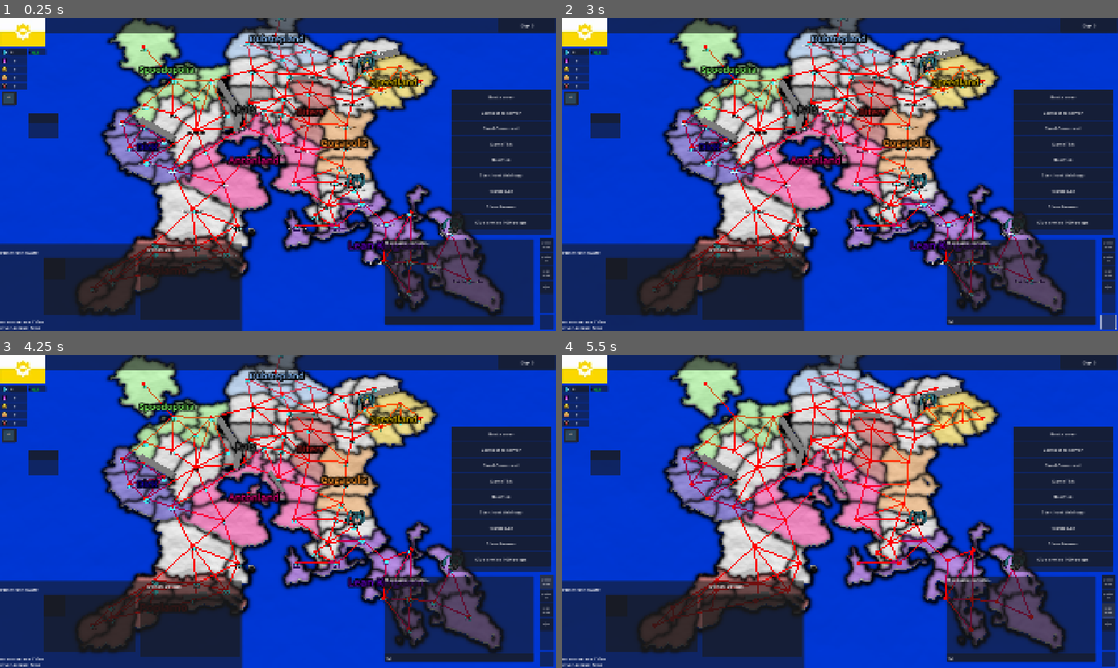
Above: before the commit, frames 1-4 (two rows, left to right).
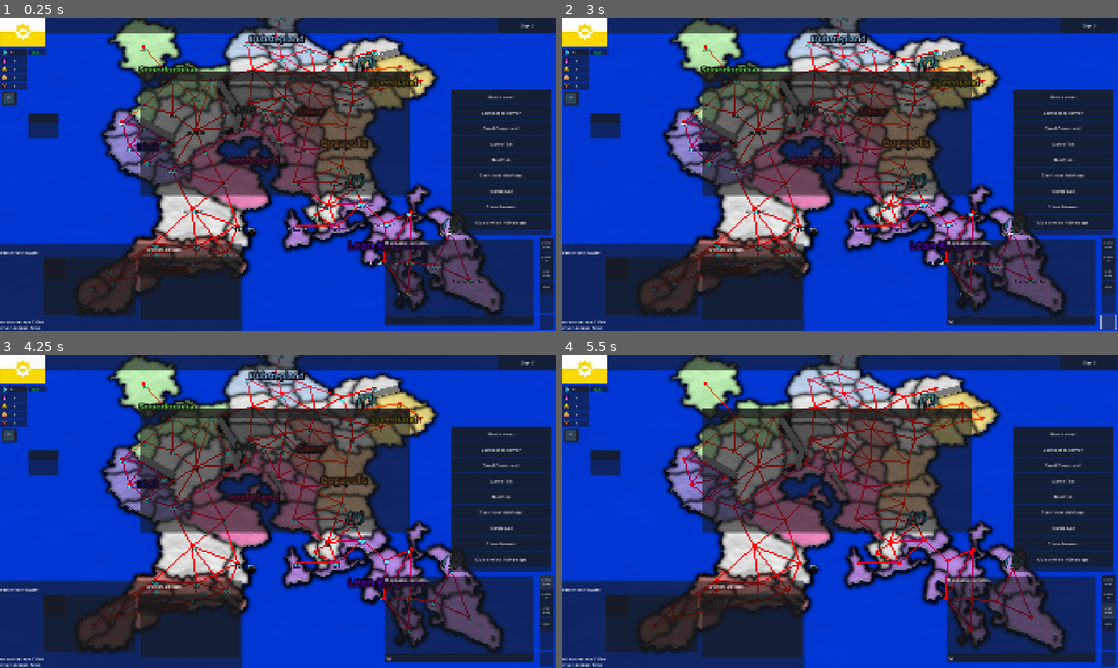
Above: after the commit, the same moments.

Repository: adrutkow/MapGame
Game: Godot game, scene res://node_3d.tscn
Two runs of this game, one before a commit and one after it. Both use one fixed random seed, a clock stepped at 60 frames per second and the inputs below. The engine's default icon, where the game draws it, is replaced by a stand-in: a white triangle on a blue panel in a dark square.
Inputs (mouse positions are in pixels of both pictures, inside the frame that each line leads up to):
- Up to frame 1 (0.25 s): no input
- Up to frame 2 (3 s): click (1017, 321) at 0.52 s; type "12" at 0.6 s; click (617, 268) at 1.27 s; click (584, 30) at 2 s; click (1106, 321) at 2.75 s
- Up to frame 3 (4.25 s): click "province names" at 3.5 s
- Up to frame 4 (5.5 s): click "province ids" at 4.25 s; click "nation names" at 5 s

The runs differ from the first frame. In frame 1, 17% of the frame differs, in the area x 25-74%, y 17-58%; in frame 2, 17%; in frame 3, 17%; in frame 4, 18%.

Commit message:
Made buying building multiplayer synced, added a menu for it, modified icon slot to have more functionalities, and idk

Diff:
--- a/Resources/Lists/province_building_data_list.tres
+++ b/Resources/Lists/province_building_data_list.tres
@@ -1,10 +1,12 @@
-[gd_resource type="Resource" script_class="ProvinceBuildingDataList" load_steps=11 format=3 uid="uid://dhpyrgmooa0bt"]
+[gd_resource type="Resource" script_class="ProvinceBuildingDataList" load_steps=13 format=3 uid="uid://dhpyrgmooa0bt"]
 
 [ext_resource type="Script" uid="uid://c1hbldg12ywh6" path="res://Scripts/Resources/province_building_data.gd" id="1_xt2an"]
 [ext_resource type="Script" uid="uid://dpqvg5ygvxa22" path="res://Scripts/Resources/effect.gd" id="2_3imoi"]
-[ext_resource type="Script" uid="uid://btjna5qecowba" path="res://Scripts/Resources/Lists/province_building_data_list.gd" id="2_em3kk"]
 [ext_resource type="Texture2D" uid="uid://dnkwgbtlx0njh" path="res://Assets/Images/Buildings/marketplace.png" id="2_euutm"]
 [ext_resource type="Script" uid="uid://d3a757kkafwlt" path="res://Scripts/Effects/e_give_gold.gd" id="3_euutm"]
+[ext_resource type="Texture2D" uid="uid://qw3ufq7u7dbk" path="res://Assets/Images/Buildings/science_generator.png" id="5_joh2t"]
+[ext_resource type="Script" uid="uid://btjna5qecowba" path="res://Scripts/Resources/Lists/province_building_data_list.gd" id="5_kqprt"]
+[ext_resource type="Script" uid="uid://toxksbosf5j1" path="res://Scripts/Effects/e_give_currency.gd" id="5_md74t"]
 
 [sub_resource type="Resource" id="Resource_b7r25"]
 script = ExtResource("3_euutm")
@@ -25,19 +27,23 @@
 icon = ExtResource("2_euutm")
 metadata/_custom_type_script = "uid://c1hbldg12ywh6"
 
-[sub_resource type="Resource" id="Resource_kqprt"]
-script = ExtResource("2_3imoi")
-metadata/_custom_type_script = "uid://dpqvg5ygvxa22"
+[sub_resource type="Resource" id="Resource_joh2t"]
+script = ExtResource("5_md74t")
+currency_name = "currency_science"
+intensity = 10.0
+daily = true
+metadata/_custom_type_script = "uid://toxksbosf5j1"
 
 [sub_resource type="Resource" id="Resource_md74t"]
 script = ExtResource("1_xt2an")
 building_name = "building_science_generator"
 display_name = "Science Generator"
-on_built_effects = Array[ExtResource("2_3imoi")]([SubResource("Resource_kqprt")])
+on_built_effects = Array[ExtResource("2_3imoi")]([SubResource("Resource_joh2t")])
 turn_effects = Array[ExtResource("2_3imoi")]([])
+icon = ExtResource("5_joh2t")
 metadata/_custom_type_script = "uid://c1hbldg12ywh6"
 
 [resource]
-script = ExtResource("2_em3kk")
+script = ExtResource("5_kqprt")
 building_list = Array[ExtResource("1_xt2an")]([SubResource("Resource_j37t3"), SubResource("Resource_md74t")])
 metadata/_custom_type_script = "uid://btjna5qecowba"
--- a/Scripts/Effects/e_give_currency.gd
+++ b/Scripts/Effects/e_give_currency.gd
@@ -1,4 +1,4 @@
-extends Resource
+extends Effect
 class_name EGiveCurrency;
 
 @export var currency_name: String = "currency_default";
@@ -14,10 +14,17 @@
 
 func get_description(ctx: EffectContext) -> String:
 	var nation_name: String = "?";
+	var currency_data: CurrencyData;
+	var c_name: String = "?";
 
 	if (not ctx):
 		return ("Invalid context");
+	currency_data = GameGlobal.get_currency_data_by_name(currency_name);
+	if (currency_data):
+		c_name = currency_data.get_display_name_with_icon();
 	if (ctx.nation):
 		nation_name = ctx.nation.nation_name;
-	return ("Receive +" + str(intensity) + " gold.");
+	if (daily):
+		return ("Receive +" + str(intensity) + c_name + " per day");
+	return ("Receive +" + str(intensity) + c_name);
 	#return (nation_name + " receives +" + str(intensity) + " gold");
--- a/Scripts/UIElement.gd
+++ b/Scripts/UIElement.gd
@@ -6,6 +6,7 @@
 	RESEARCH,
 	PROVINCE_BUILDINGS,
 	BUY_PROVINCE,
+	BUY_BUILDING,
 }
 
 @export var ui_context: Array[UI_CONTEXT] = [];
--- a/Scripts/icon_slot.gd
+++ b/Scripts/icon_slot.gd
@@ -1,11 +1,13 @@
 extends UIElement
 class_name IconSlot;
 
-var key: String = "";
+@export var key: String = "";
 
 func update():
 	if (key.is_empty()):
 		return ("");
+	if ("buy_" in key):
+		set_texture(load("res://Assets/UI/icon_add.png"));
 	if ("building_" in key):
 		var building_data: ProvinceBuildingData = GameGlobal.get_province_building_data_by_name(key);
 		if (building_data):
@@ -39,6 +41,18 @@
 func on_pressed():
 	if (UIElement.UI_CONTEXT.RESEARCH in get_ui_context()):
 		DevConsole.instance.add_line("RESEARCH!");
+	if (UIElement.UI_CONTEXT.BUY_BUILDING in get_ui_context()):
+		var province_id: int;
+		var building_name: String;
+
+		if ("buy_" in key):
+			MenuBuyBuilding.instance.toggle();
+			return;
+
+		province_id = UIManager.instance.get_selected_province();
+		building_name = key;
+		DevConsole.instance.add_line("BUY BUILDING!");
+		Player.instance.buy_building(province_id, building_name);
 
 func _on_button_pressed() -> void:
 	on_pressed();
--- a/Scripts/network_manager.gd
+++ b/Scripts/network_manager.gd
@@ -5,6 +5,7 @@
 enum COMMAND_TYPE
 {
 	BUY_PROVINCE,
+	BUY_BUILDING,
 	MOVE_TROOP,
 }
 
--- /dev/null
+++ b/buy_building_menu.gd
@@ -0,0 +1,20 @@
+extends UIElement
+class_name MenuBuyBuilding
+
+static var instance: MenuBuyBuilding;
+
+func _ready() -> void:
+	instance = self;
+
+func update():
+	var icon_slot_container: IconSlotContainer;
+
+	icon_slot_container = $ScrollContainer/IconSlotContainer;
+	icon_slot_container.reset_icons();
+	for b: ProvinceBuildingData in GameGlobal.province_building_data_list.building_list:
+		icon_slot_container.add_icon(b.building_name, [UIElement.UI_CONTEXT.BUY_BUILDING]);
+
+func toggle():
+	visible = !visible;
+	if (visible):
+		update();
--- a/game_instance.gd
+++ b/game_instance.gd
@@ -26,6 +26,8 @@
 
 # Youssef sAYS
 # random event, about a man of death, some call him deathman
+
+# Diversity civic, the more unique buildings, the happier ppl
 
 func _process(delta: float) -> void:
 	timer += 1;
@@ -94,7 +96,12 @@
 		Map.map_instance.generate_mapview_diplomacy();
 
 
-
+	if (type == NetworkManager.COMMAND_TYPE.BUY_BUILDING):
+		var target_province: int = command["context"].province_id;
+		var building_name: String = command["context"].building_name;
+		var province: ProvinceState =  get_province_by_id(target_province);
+
+		province.add_building(building_name);
 
 func tick_armies():
 	for a: Army in get_armies():
--- a/icon_slot_container.gd
+++ b/icon_slot_container.gd
@@ -11,8 +11,8 @@
 		if (i is IconSlot):
 			i.queue_free();
 
-func add_icon(n: String, ui_context: Array[UIElement.UI_CONTEXT] = []):
-	var temp: IconSlot;
+func add_icon(n: String, ui_context: Array[UIElement.UI_CONTEXT] = []) -> IconSlot:
+	var temp: IconSlot = null;
 
 	temp = icon_slot_prefab.instantiate();
 	temp.key = n;
@@ -21,3 +21,4 @@
 	for u: UIElement.UI_CONTEXT in ui_context:
 		temp.ui_context.append(u);
 	add_child(temp);
+	return (temp);
--- a/node_3d.tscn
+++ b/node_3d.tscn
@@ -1,7 +1,8 @@
-[gd_scene load_steps=67 format=3 uid="uid://bay5cjhpi13b1"]
+[gd_scene load_steps=69 format=3 uid="uid://bay5cjhpi13b1"]
 
 [ext_resource type="Script" uid="uid://bo6jvfgfjafa8" path="res://map.gd" id="2_i0g27"]
 [ext_resource type="Script" uid="uid://cp8ttl5cyac5s" path="res://sprite_3d.gd" id="2_noarx"]
+[ext_resource type="Script" uid="uid://c4jydt6n6ijc" path="res://player.gd" id="3_3s0n5"]
 [ext_resource type="Script" uid="uid://x07fpdyp3ula" path="res://camera_3d.gd" id="3_a0tk4"]
 [ext_resource type="Texture2D" uid="uid://bfj2c750ck3do" path="res://outlinetest2.png" id="3_i5arm"]
 [ext_resource type="Shader" uid="uid://dobsawhhyrgag" path="res://black_transparent.gdshader" id="3_jka67"]
@@ -35,6 +36,7 @@
 [ext_resource type="PackedScene" uid="uid://c36wkifj71gdw" path="res://Assets/Models/hello_kitty_speed_good.fbx" id="31_ype4i"]
 [ext_resource type="Script" uid="uid://cn10l4wfw3rdn" path="res://toggle_menu_button.gd" id="32_pb8dk"]
 [ext_resource type="Texture2D" uid="uid://cw81d5rdlynfc" path="res://icon.svg" id="33_2mu51"]
+[ext_resource type="Script" uid="uid://bqki6dun5b2km" path="res://buy_building_menu.gd" id="36_4i7mf"]
 [ext_resource type="Script" uid="uid://ci7xq1j5ogy7i" path="res://ui_province_purchase_prompt.gd" id="36_vmvb8"]
 
 [sub_resource type="BoxMesh" id="BoxMesh_jka67"]
@@ -194,6 +196,9 @@
 [node name="Savefile" type="Node3D" parent="GameInstance"]
 script = ExtResource("14_lggff")
 
+[node name="Player" type="Node3D" parent="."]
+script = ExtResource("3_3s0n5")
+
 [node name="Camera3D" type="Camera3D" parent="."]
 transform = Transform3D(1, 0, 0, 0, 0.5, 0.866025, 0, -0.866025, 0.5, 2.53952, 5.93109, 6.41656)
 fov = 30.0
@@ -796,8 +801,8 @@
 icon_slot_prefab = ExtResource("27_riyl1")
 
 [node name="IconSlot" parent="UI/Control/Province/ProvinceBuildings/ScrollContainer/IconSlotContainer" instance=ExtResource("27_riyl1")]
-visible = false
-layout_mode = 2
+layout_mode = 2
+key = "buy_building"
 
 [node name="ProvinceGreatPeople" type="Control" parent="UI/Control/Province"]
 anchors_preset = 0
@@ -1142,6 +1147,7 @@
 offset_right = 200.0
 grow_vertical = 0
 mouse_filter = 2
+bbcode_enabled = true
 text = "This is test text
 "
 fit_content = true
@@ -1265,6 +1271,63 @@
 
 [node name="IconSlot" parent="UI/ResearchMenu/ScrollContainer/HBoxContainer/ResearchTier/Panel/HBoxContainer/ScrollContainer/IconSlotContainer" instance=ExtResource("27_riyl1")]
 layout_mode = 2
+
+[node name="BuyBuildingMenu" type="Control" parent="UI"]
+layout_mode = 3
+anchors_preset = 0
+offset_left = 483.0
+offset_top = 185.0
+offset_right = 1414.0
+offset_bottom = 612.0
+script = ExtResource("36_4i7mf")
+
+[node name="Panel" type="Panel" parent="UI/BuyBuildingMenu"]
+layout_mode = 1
+anchors_preset = 15
+anchor_right = 1.0
+anchor_bottom = 1.0
+grow_horizontal = 2
+grow_vertical = 2
+
+[node name="WindowDragger" type="Control" parent="UI/BuyBuildingMenu" node_paths=PackedStringArray("target")]
+layout_mode = 1
+anchors_preset = 15
+anchor_right = 1.0
+anchor_bottom = 1.0
+offset_bottom = -395.0
+grow_horizontal = 2
+grow_vertical = 2
+mouse_default_cursor_shape = 6
+script = ExtResource("27_nu31w")
+target = NodePath("..")
+
+[node name="Panel2" type="Panel" parent="UI/BuyBuildingMenu/WindowDragger"]
+layout_mode = 1
+anchors_preset = 15
+anchor_right = 1.0
+anchor_bottom = 1.0
+grow_horizontal = 2
+grow_vertical = 2
+mouse_filter = 2
+
+[node name="ScrollContainer" type="ScrollContainer" parent="UI/BuyBuildingMenu"]
+layout_mode = 1
+anchors_preset = 15
+anchor_right = 1.0
+anchor_bottom = 1.0
+offset_left = 9.0
+offset_top = 38.0
+offset_right = -10.0
+offset_bottom = -10.0
+grow_horizontal = 2
+grow_vertical = 2
+
+[node name="IconSlotContainer" type="GridContainer" parent="UI/BuyBuildingMenu/ScrollContainer"]
+layout_mode = 2
+size_flags_horizontal = 3
+size_flags_vertical = 3
+columns = 3
+script = ExtResource("26_ype4i")
 
 [node name="ProvincePurchase" type="Control" parent="UI"]
 layout_mode = 3
@@ -1345,4 +1408,5 @@
 [connection signal="pressed" from="UI/Control/Control/VBoxContainer/ToggleMenuButton/Button" to="UI/Control/Control/VBoxContainer/ToggleMenuButton" method="_on_button_pressed"]
 [connection signal="gui_input" from="UI/test/WindowDragger" to="UI/test/WindowDragger" method="_on_gui_input"]
 [connection signal="gui_input" from="UI/ResearchMenu/WindowDragger" to="UI/ResearchMenu/WindowDragger" method="_on_gui_input"]
+[connection signal="gui_input" from="UI/BuyBuildingMenu/WindowDragger" to="UI/BuyBuildingMenu/WindowDragger" method="_on_gui_input"]
 [connection signal="pressed" from="UI/ProvincePurchase/ProvincePurchasePrompt/Button" to="UI/ProvincePurchase/ProvincePurchasePrompt" method="_on_button_pressed"]
--- /dev/null
+++ b/player.gd
@@ -0,0 +1,42 @@
+extends Node3D
+class_name Player;
+
+# All player actions should go through here.
+static var instance: Player;
+
+func _ready() -> void:
+	instance = self;
+
+func buy_province(province_id: int):
+	var temp_command: Dictionary;
+	var context: Dictionary;
+
+	if (province_id == -1):
+		return;
+	temp_command = NetworkManager.get_default_command();
+	temp_command["source"] = Client.get_nation_id();
+	temp_command["type"] = NetworkManager.COMMAND_TYPE.BUY_PROVINCE;
+	context = {
+		"province_id": province_id,
+	}
+	temp_command["context"] = context;
+	send_command(temp_command);
+
+func buy_building(province_id: int, building_name: String):
+	var temp_command: Dictionary;
+	var context: Dictionary;
+
+	if (province_id == -1):
+		return;
+	temp_command = NetworkManager.get_default_command();
+	temp_command["source"] = Client.get_nation_id();
+	temp_command["type"] = NetworkManager.COMMAND_TYPE.BUY_BUILDING;
+	context = {
+		"province_id": province_id,
+		"building_name": building_name,
+	}
+	temp_command["context"] = context;
+	send_command(temp_command);
+
+func send_command(command: Dictionary):
+	NetworkManager.send_command_to_host(command);
--- a/ui_manager.gd
+++ b/ui_manager.gd
@@ -114,6 +114,9 @@
 func get_client_nation_id() -> int:
 	return (GameInstance.game_instance.get_nation_id(Client.get_nation()));
 
+func get_selected_province() -> int:
+	return (selected_province);
+
 func update_resources():
 	var nation: Nation;
 
--- a/ui_province_buildings.gd
+++ b/ui_province_buildings.gd
@@ -6,11 +6,11 @@
 
 	reset_buildings();
 	province = GameInstance.game_instance.get_province_by_id(province_id);
+	add_building_icon("buy_building", [UIElement.UI_CONTEXT.BUY_BUILDING]);
 	for n: String in province.get_buildings():
 		var d: ProvinceBuildingData;
 
-		add_building(n);
-
+		add_building_icon(n);
 
 func reset_buildings():
 	var icon_slot_container: IconSlotContainer;
@@ -18,8 +18,8 @@
 	icon_slot_container = $ScrollContainer/IconSlotContainer;
 	icon_slot_container.reset_icons();
 
-func add_building(n: String):
+func add_building_icon(n: String, ui_context: Array[UIElement.UI_CONTEXT] = []) -> IconSlot:
 	var icon_slot_container: IconSlotContainer;
 
 	icon_slot_container = $ScrollContainer/IconSlotContainer;
-	icon_slot_container.add_icon(n);
+	return (icon_slot_container.add_icon(n, ui_context));
--- a/ui_province_purchase_prompt.gd
+++ b/ui_province_purchase_prompt.gd
@@ -8,18 +8,7 @@
 	update();
 
 func on_pressed():
-	var temp_command: Dictionary;
-	var context: Dictionary;
-
-	temp_command = NetworkManager.get_default_command();
-	temp_command["source"] = Client.get_nation_id();
-	temp_command["type"] = NetworkManager.COMMAND_TYPE.BUY_PROVINCE;
-	context = {
-		"province_id": target_province,
-	}
-	temp_command["context"] = context;
-	DevConsole.instance.add_line("Clicked button")
-	NetworkManager.send_command_to_host(temp_command);
+	Player.instance.buy_province(target_province);
 	UIManager.instance.reset_province_buy_prompts();
 
 func update():
Binary file added: Assets/UI/icon_add.png
Not shown, added: Assets/UI/icon_add.png.import
Not shown, added: buy_building_menu.gd.uid
Not shown, added: player.gd.uid
